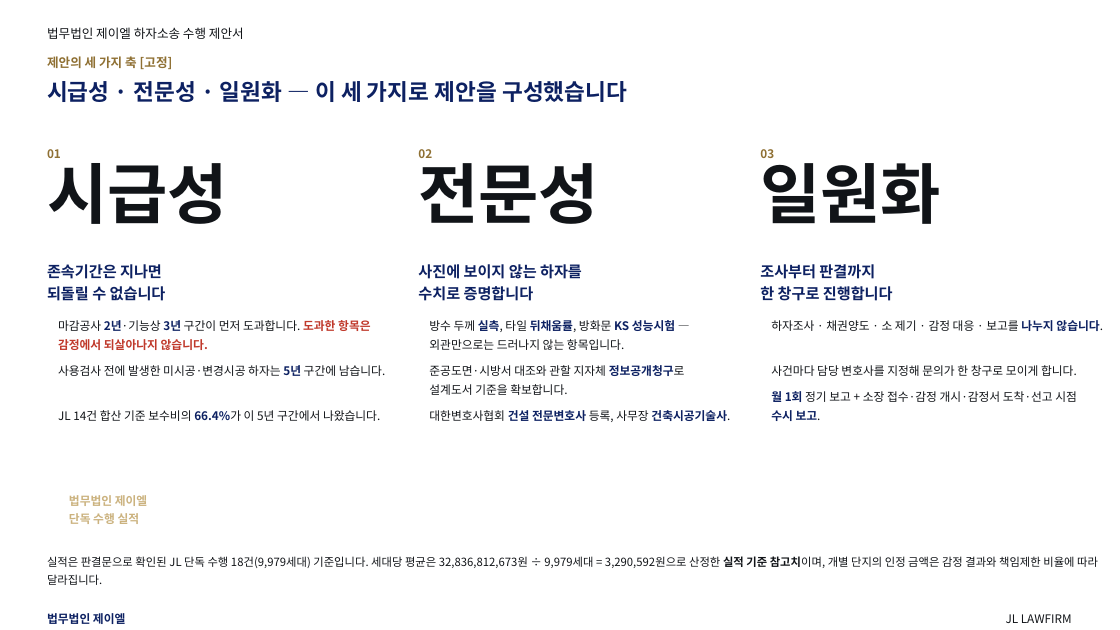
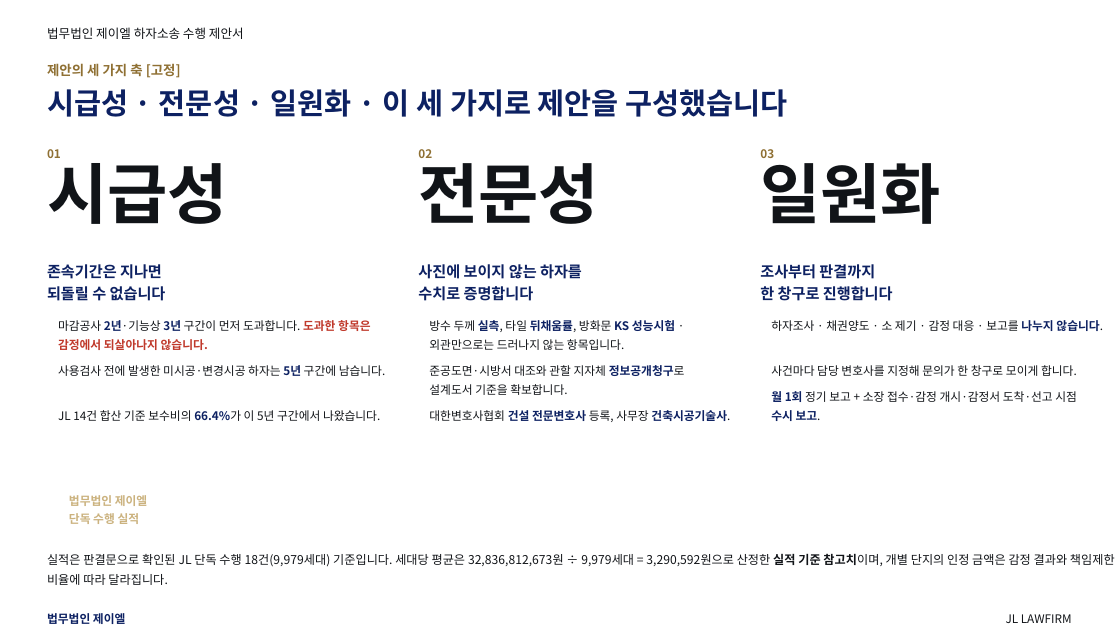
Before and after one commit to kingjin77-rgb/jl-magazine, a slide deck: slide 4 of template/design/preview/JL_하자소송_기본제안서.pptx. Drawn at 1120x630 pixels with LibreOffice and Linux fonts; fonts in the diff are those of the drawing; background and template pictures are left out. Boxes give left, top, right and bottom in pixels: in the first picture for what was removed or moved away, otherwise in the second. Text is boxed around its words. In the diff, an @@ line names an element or a change of style, - is before the commit and + after.

```diff
--- a/template/design/preview/JL_하자소송_기본제안서.pptx
+++ b/template/design/preview/JL_하자소송_기본제안서.pptx
@@ text "제안의 세 가지 축 [고정]": place and size @@
-text "제안의 세 가지 축 [고정]" at bbox=[47, 56, 173, 69]
+text "제안의 세 가지 축 [고정]" at bbox=[47, 63, 181, 78]
@@ text "제안의 세 가지 축 [고정]" at bbox=[47, 63, 181, 78]: size 10.8 to 11.5 pt; line spacing 15.1pt to 16.1pt @@
@@ text at bbox=[47, 89, 788, 117]: text changed; size 19.4 to 25.2 pt @@
-시급성 · 전문성 · 일원화 — 이 세 가지로 제안을 구성했습니다
+시급성 · 전문성 · 일원화 · 이 세 가지로 제안을 구성했습니다
@@ text "실적은 판결문으로 확인된 JL 단독 ..." at bbox=[47, 553, 1115, 585]: size 9.7 to 10.4 pt; line spacing 15.6pt to 16.7pt @@
```
Also in this commit, not shown: 58 other slides changed, 24 slides added, 3 other files.
